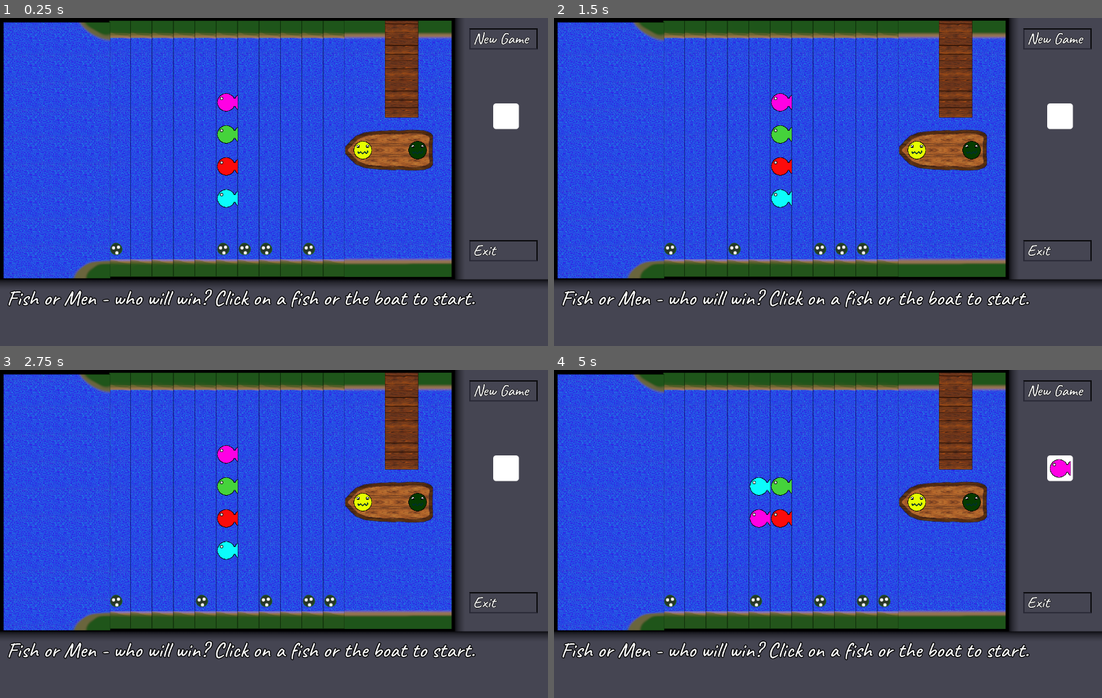
Above: before the commit, frames 1-4 (two rows, left to right).
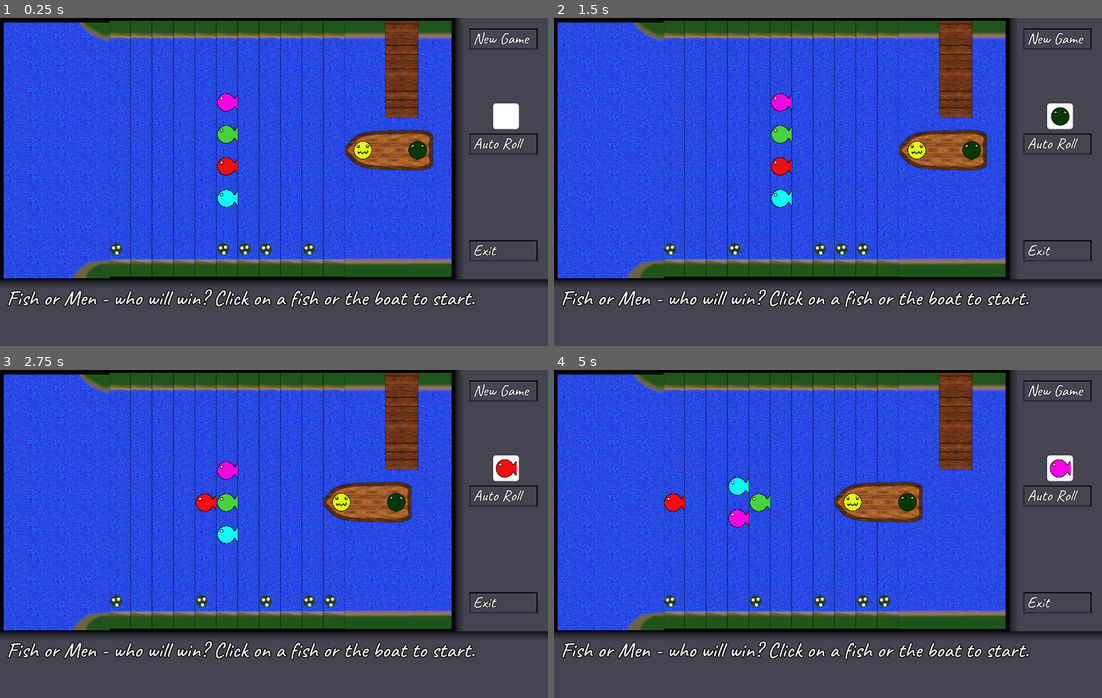
Above: after the commit, the same moments.

Repository: Kjarrigan/fish-or-men
Game: Godot game, scene res://Game.tscn
Two runs of this game, one before a commit and one after it. Both use one fixed random seed, a clock stepped at 60 frames per second and the inputs below.
Inputs (mouse positions are in pixels of both pictures, inside the frame that each line leads up to):
- Up to frame 1 (0.25 s): no input
- Up to frame 2 (1.5 s): click (1058, 142) at 0.5 s, where only the run after the commit has a clickable "Auto Roll"; click "New Game" at 1.25 s
- Up to frame 3 (2.75 s): click "New Game" at 2 s
- Up to frame 4 (5 s): click (1058, 468) at 2.75 s; click (1058, 468) at 3.5 s; click (1058, 494) at 4.25 s, where only the run after the commit has a clickable "Auto Roll"

The runs differ from the first frame. In frame 1, 0.3% of the frame differs, in the area x 85-99%, y 35-42%; in frame 2, 0.4%; in frame 3, 3.3%; in frame 4, 4.8%, in the area x 20-99%, y 32-49%.

Commit message:
Add Auto-Roll button

Diff:
--- a/Game.tscn
+++ b/Game.tscn
@@ -15,6 +15,7 @@
 var tile_height = 600.0
 var start_position = 6
 
+var auto_roll_timer = Timer.new()
 var tile = preload(\"res://scenes/Tile.tscn\")
 var fish = preload(\"res://scenes/Fish.tscn\")
 var boat = preload(\"res://scenes/Boat.tscn\")
@@ -26,6 +27,8 @@
 var wait_for_input = false
 
 func _ready():
+	auto_roll_timer.connect(\"timeout\", self, \"_auto_roll\")
+	add_child(auto_roll_timer)
 	new_game()
 
 func new_game():
@@ -47,7 +50,6 @@
 	tiles = [ocean] + tiles
 
 	var x = 30
-
 	for water in tiles:
 		water.position = Vector2(x, tile_height / 2 + 6)
 		x += water.width()
@@ -101,6 +103,7 @@
 
 func end_game(msg):
 	get_node(\"UI/ActionLabel\").text = msg
+	auto_roll_timer.stop()
 	paused = true
 
 func check_victory_conditions():
@@ -120,7 +123,7 @@
 	if paused:
 		return
 	for t in token:
-		if t.is_fish() and t != this_one and t.get_parent().get_parent().name != 'OceanTile':
+		if t.is_fish() and t != this_one and not t.is_free() and not t.is_catched():
 			return t
 
 func move_token(f):
@@ -137,8 +140,9 @@
 			f.catch_fish()
 	else:
 		if f.is_fish():
-			print(f)
+			# Auto-Select a fish:
 			move_token(different_fish(f))
+			# Original Rules allow to select manually:
 			#get_node(\"UI/ActionLabel\").text = \"Choose a fish!\"
 			#wait_for_input = true
 	check_victory_conditions()
@@ -148,6 +152,15 @@
 
 func _on_New_pressed():
 	new_game()
+
+func _on_Auto_pressed():
+	if paused:
+		return
+	auto_roll_timer.wait_time = 0.25
+	auto_roll_timer.start()
+
+func _auto_roll():
+	get_node(\"UI/Die\").emit_signal(\"pressed\")
 "
 
 [node name="Game" type="Node2D"]
@@ -196,6 +209,15 @@
 margin_bottom = -294.0
 label = " New Game"
 
+[node name="Auto" parent="UI" instance=ExtResource( 2 )]
+anchor_right = 34.8
+anchor_bottom = 9.2
+margin_left = -104.0
+margin_top = 30.0
+margin_right = -136.0
+margin_bottom = -48.0
+label = " Auto Roll"
+
 [node name="Exit" parent="UI" instance=ExtResource( 2 )]
 anchor_right = 34.8
 anchor_bottom = 9.2
@@ -206,4 +228,5 @@
 label = " Exit"
 
 [connection signal="pressed" from="UI/New" to="." method="_on_New_pressed"]
+[connection signal="pressed" from="UI/Auto" to="." method="_on_Auto_pressed"]
 [connection signal="pressed" from="UI/Exit" to="." method="_on_Exit_pressed"]
--- a/scenes/Fish.gd
+++ b/scenes/Fish.gd
@@ -26,3 +26,6 @@
 
 func is_catched():
 	return get_parent().name == "Net"
+
+func is_free():
+	return get_parent().get_parent().name == "OceanTile"
